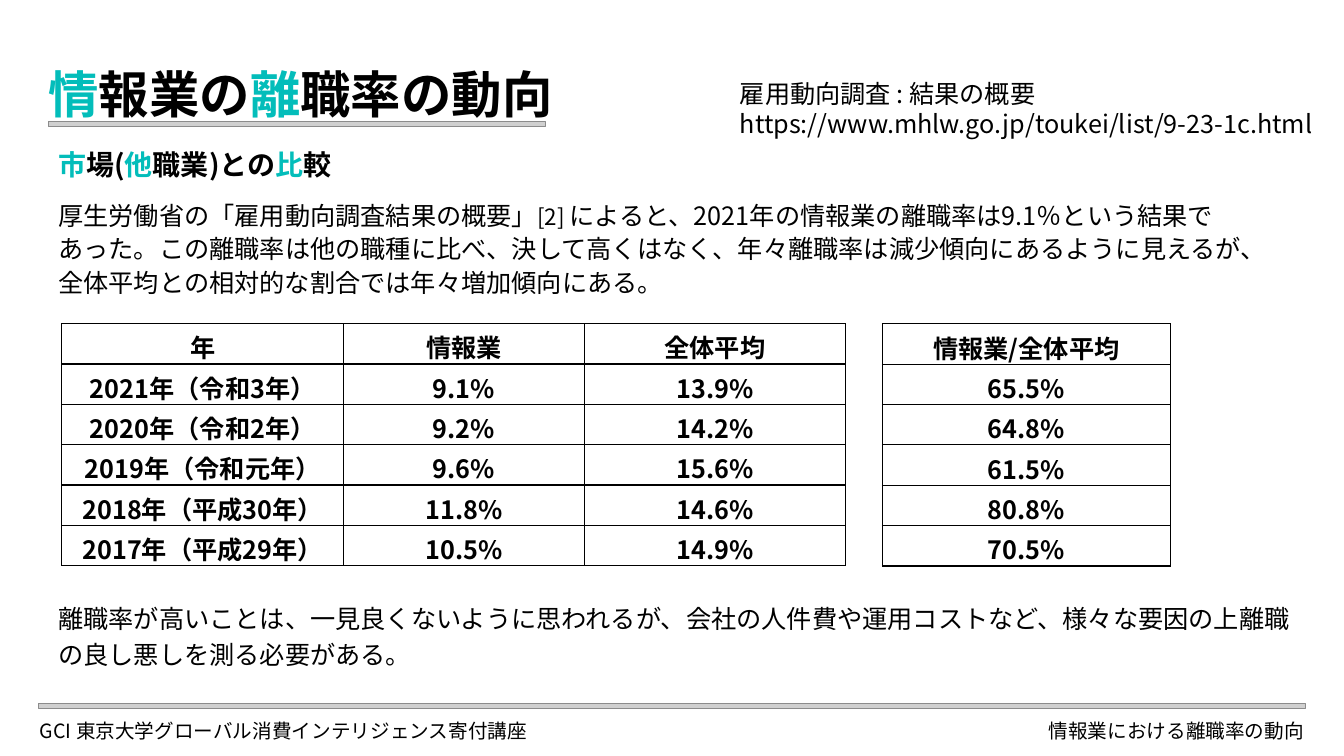
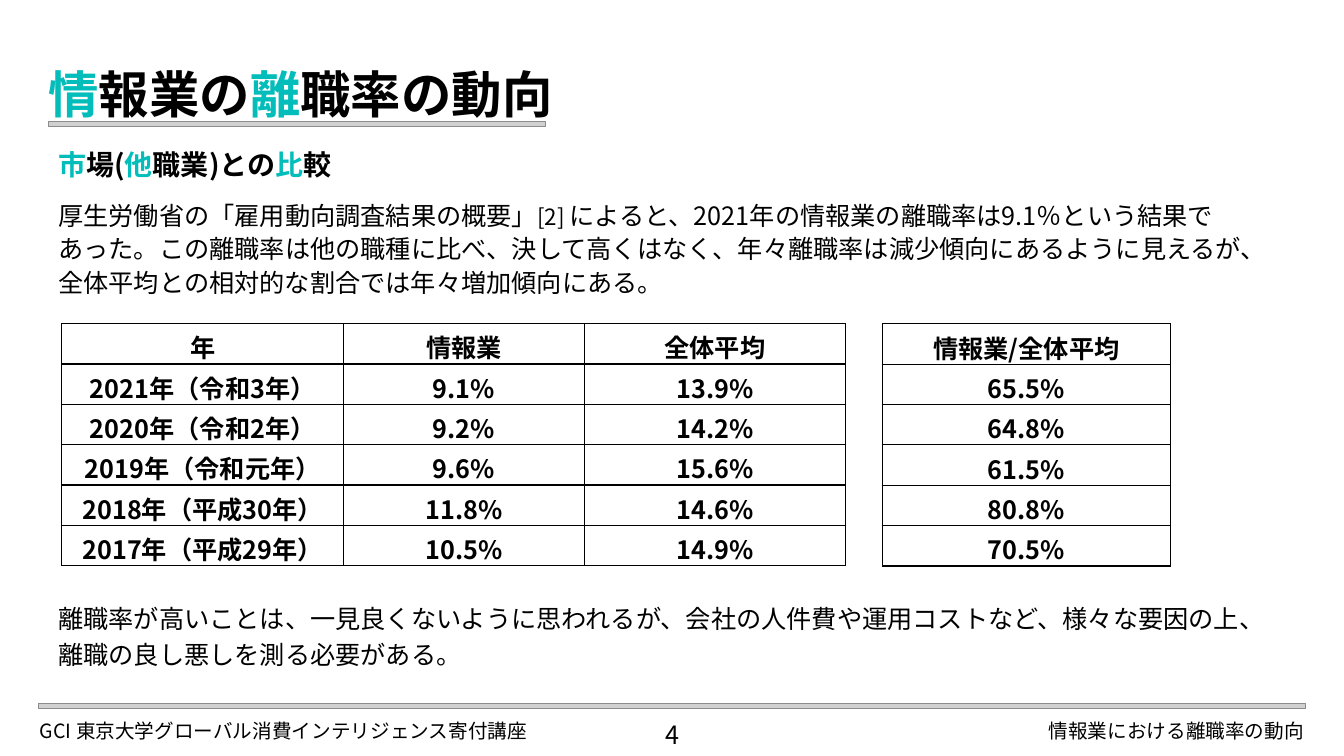
Before and after one commit to elsy0111/GCI2023Winter, a slide deck: slide 4 of LDA_Attrition.pptx. Drawn at 1344x756 pixels with LibreOffice and Linux fonts; fonts in the diff are those of the drawing; grey boxes stand for pictures. Boxes give left, top, right and bottom in pixels: in the first picture for what was removed or moved away, otherwise in the second. Text is boxed around its words. In the diff, an @@ line names an element or a change of style, - is before the commit and + after.

```diff
--- a/LDA_Attrition.pptx
+++ b/LDA_Attrition.pptx
@@ text removed at [740, 81, 1312, 140] @@
-雇用動向調査 : 結果の概要
-https://www.mhlw.go.jp/toukei/list/9-23-1c.html
@@ text at [58, 606, 1264, 666]: text changed @@
-離職率が高いことは、一見良くないように思われるが、会社の人件費や運用コストなど、様々な要因の上離職の良し悪しを測る必要がある。
+離職率が高いことは、一見良くないように思われるが、会社の人件費や運用コストなど、様々な要因の上、離職の良し悪しを測る必要がある。
@@ text added at [665, 725, 679, 744], 18 pt, text #000000 @@
+4
```
Also in this commit, not shown: 11 other slides changed, 2 slides added, 7 other files.
